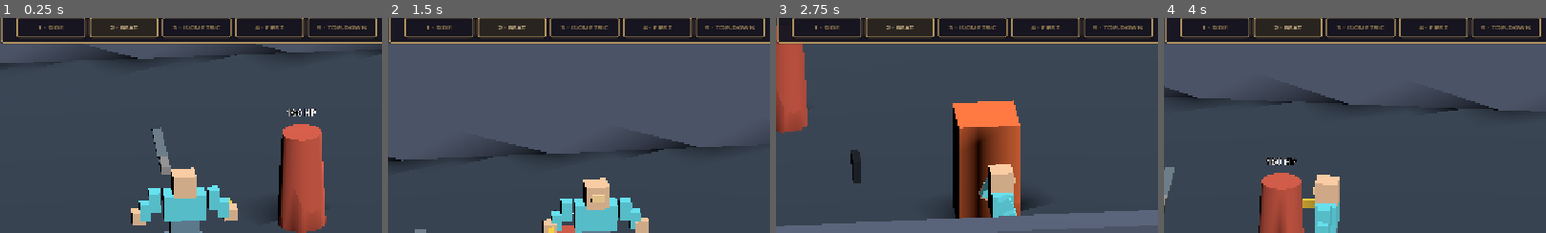
Above: before the commit, frames 1-4 (left to right).
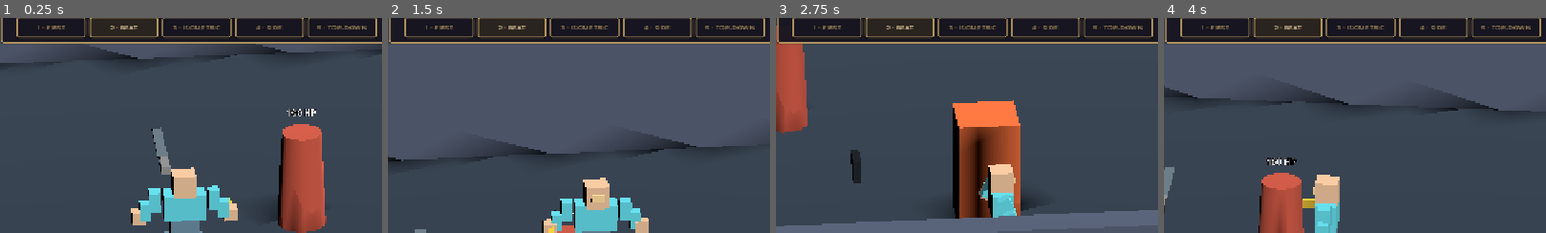
Above: after the commit, the same moments.

Repository: bravado/ACTION-5
Game: Godot game, scene res://demo/main.tscn
Same seed, same stepped clock (60 frames per second), same inputs: the game is played once before the commit and once after it.
Inputs (mouse positions are % of the whole screen's width and height, from its top left):
- Up to frame 1 (0.25 s): no input
- Up to frame 2 (1.5 s): tap Enter at 0.5 s; move the mouse to (72, 45) at 0.52 s; hold Right (actor_turn_right) 0.53-1.28 s; tap Ctrl (actor_crouch) at 0.6 s; click (72, 45) at 0.67 s; tap Space (actor_jump) at 0.77 s; move the mouse to (30, 55) at 1.27 s; hold S (move_down) from 1.28 s (still down); tap Alt (actor_dodge) at 1.35 s
- Up to frame 3 (2.75 s): tap Space (actor_jump) at 1.52 s; move the mouse to (60, 28) at 2.02 s; release S (move_down) at 2.03 s; hold Right (actor_turn_right) from 2.03 s (still down); tap K (actor_kick) at 2.1 s
- Up to frame 4 (4 s): move the mouse to (45, 70) at 2.77 s; release Right (actor_turn_right) at 2.78 s; hold W (move_up) 2.78-3.53 s; tap J (actor_punch) at 2.85 s; click (45, 70) at 2.92 s; tap Space (actor_jump) at 3.02, 3.77 s; move the mouse to (80, 65) at 3.52 s; hold Left (actor_turn_left) from 3.53 s (still down); hold Shift (actor_run) from 3.53 s (still down)
The pictures show only the part of the screen within x 24-74%, y 4-54%; the shares and areas given below are measured in that part.

The runs differ from the first frame. In frame 1, 0.2% of the frame differs, in the area x 10-75%, y 3-6%; in frame 2, 0.2%; in frame 3, 0.2%; in frame 4, 0.2%.

Commit message:
fix(demo): remove redundant shortcut permutation now that manager order matches keys

Diff:
--- a/demo/main.tscn
+++ b/demo/main.tscn
@@ -402,7 +402,6 @@
 
 [node name="ViewInput" type="Node" parent="."]
 script = ExtResource("5_input")
-shortcut_profile_indices = PackedInt32Array(3, 1, 2, 0, 4)
 
 [node name="ActorInput" type="Node" parent="."]
 script = ExtResource("7_actor_input")
@@ -453,7 +452,6 @@
 offset_right = -18.0
 offset_bottom = 638.0
 script = ExtResource("6_settings")
-shortcut_input_path = NodePath("../../ViewInput")
 
 [node name="DeathOverlay" parent="." instance=ExtResource("17_death")]
 
